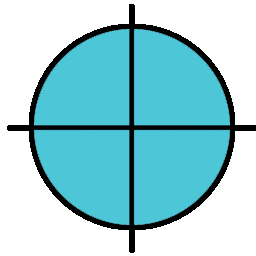
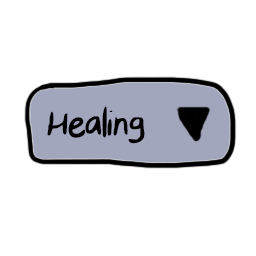
Two versions of the same layered image (256 x 256). Layer-by-layer changes:
added layer "Layer 3" above "Healing" over [176,106,211,142]
added layer "Healing" above "Traps" over [47,106,145,144]
hid "LoS" over [7,4,256,253]
showed "Button" over [24,76,237,169]
